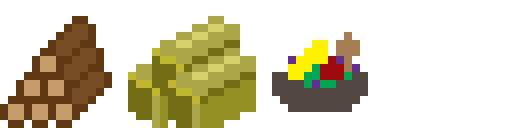
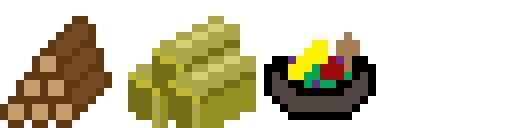
Revision of a layered 512×128 image; what changed, layer by layer:
painted on "Layer 9" over [264, 56, 376, 120]
